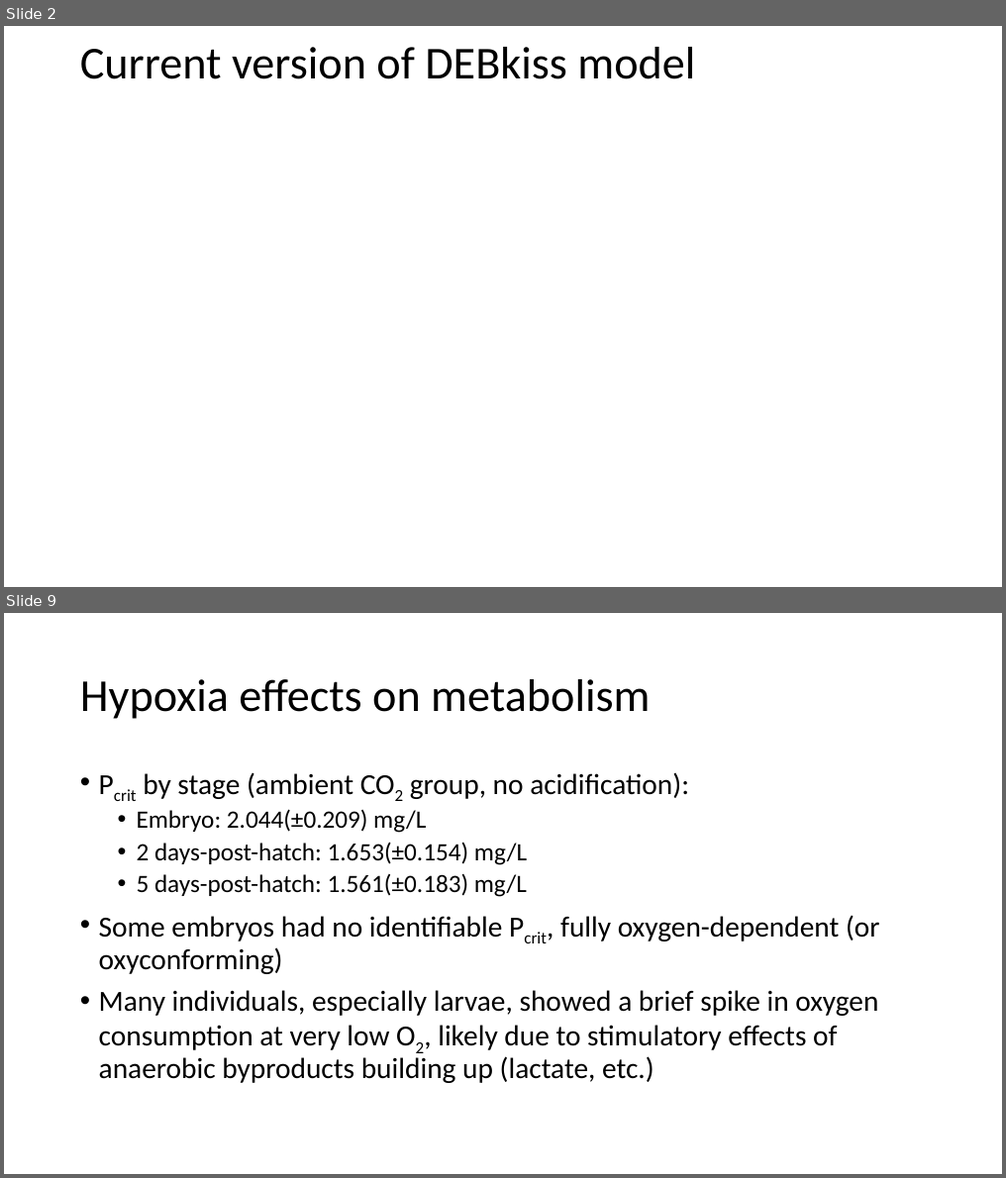
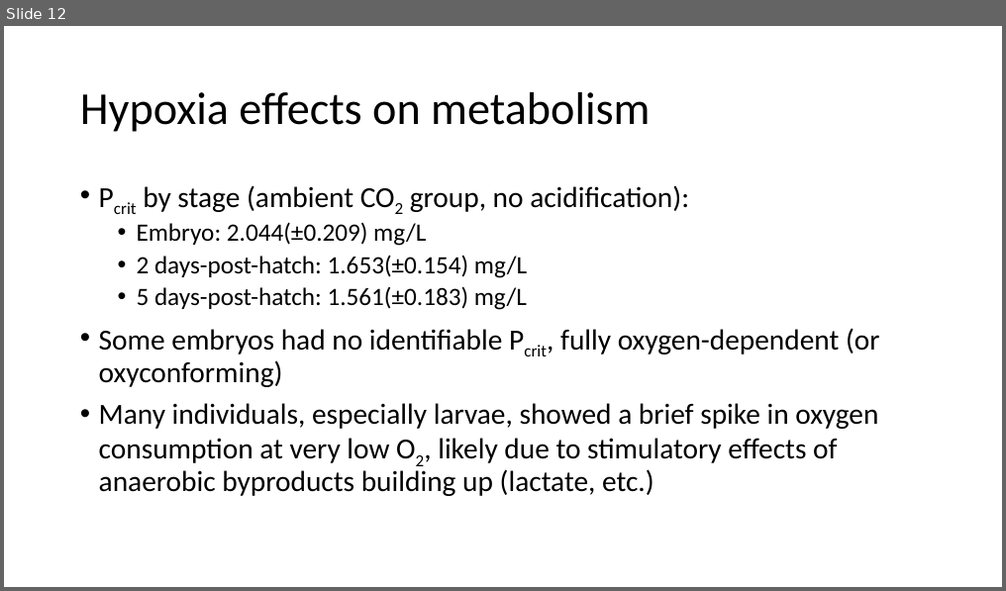
Before and after one commit to tschwemmer/MenidiaOA, a slide deck: DEBkiss results/Current version and updates.pptx. Shown one above the other, each under a label of ours: slides 2 and 9 before the commit, slide 12 after it; the slides between them are not shown. The pictures are 1006x1178 and 1006x591 pixels, drawn with LibreOffice and Linux fonts; fonts in the diff are those of the drawing; background and template pictures are left out. Boxes give left, top, right and bottom in pixels: in the first picture for what was removed or moved away, otherwise in the second. Text is boxed around its words. In the diff, an @@ line names an element or a change of style, - is before the commit and + after.

```diff
--- a/DEBkiss results/Current version and updates.pptx
+++ b/DEBkiss results/Current version and updates.pptx
@@ slide 2 removed at (x1=4, y1=26, x2=1002, y2=587), background picture (left out) @@
@@ title removed at (x1=80, y1=47, x2=695, y2=79) @@
-Current version of DEBkiss model
@@ what was slide 9 is now slide 12 @@
```
Also in this commit, not shown: 7 slides changed, 4 slides added, 1 other slide removed, 1 other file.
